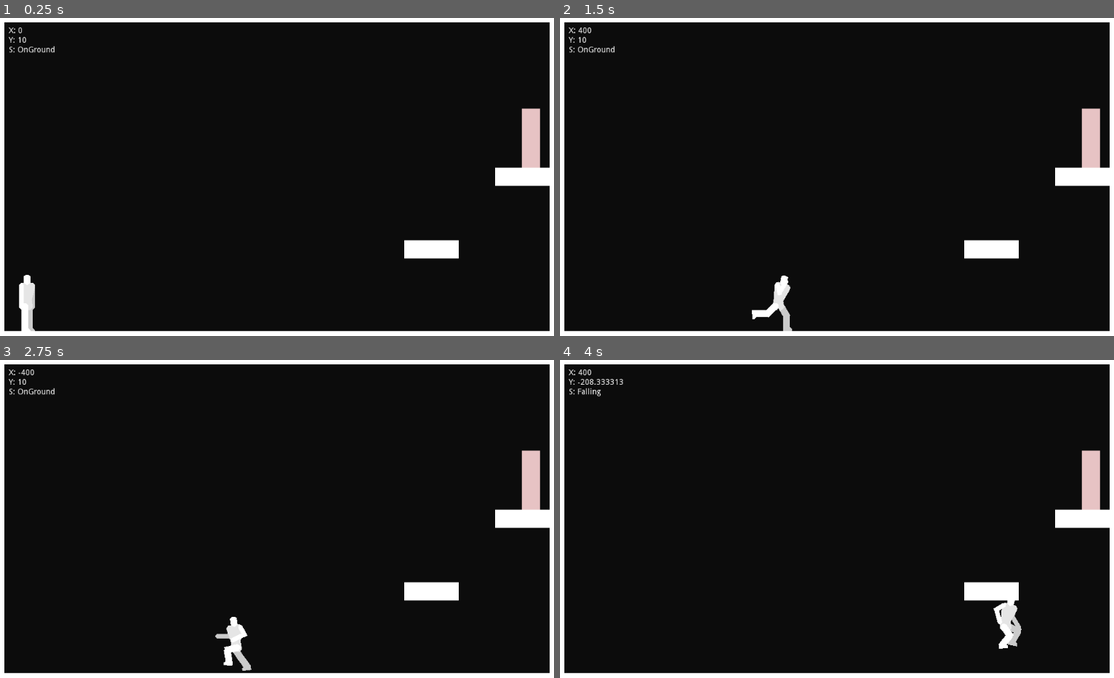
Above: before the commit, frames 1-4 (two rows, left to right).
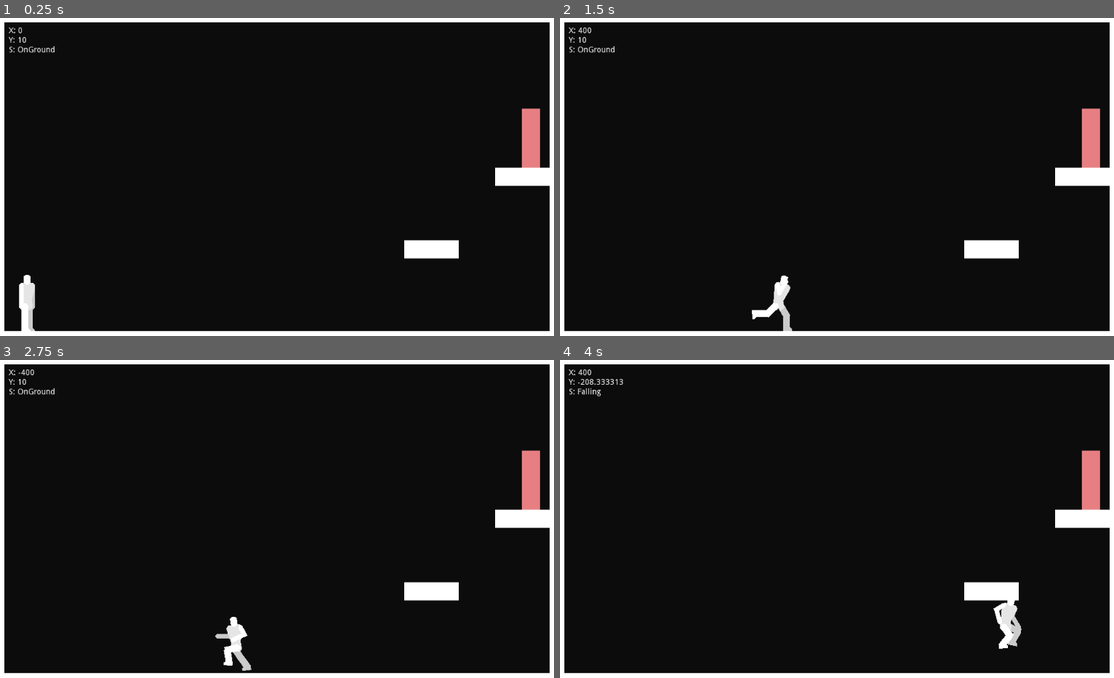
Above: after the commit, the same moments.

Repository: DarknessCatt/Lost-Soul
Game: Godot game, scene res://Maps/Debug_Map/Debug_Map.tscn
Two runs of this game, one before a commit and one after it. Both use one fixed random seed, a clock stepped at 60 frames per second and the inputs below. This scene is started directly instead of the project's main scene.
Inputs:
- Up to frame 1 (0.25 s): no input
- Up to frame 2 (1.5 s): tap Enter at 0.5 s; hold C (hero_attack) 0.53-1.28 s; hold Right (hero_right) from 0.53 s (still down); tap Z (hero_jump) at 0.77 s; tap D (hero_heart) at 1.35 s
- Up to frame 3 (2.75 s): tap Z (hero_jump) at 1.52 s; release Right (hero_right) at 2.03 s; hold Left (hero_left) from 2.03 s (still down); hold C (hero_attack) from 2.03 s (still down)
- Up to frame 4 (4 s): release Left (hero_left) at 2.78 s; release C (hero_attack) at 2.78 s; hold Right (hero_right) from 2.78 s (still down); tap D (hero_heart) at 2.85 s; tap Z (hero_jump) at 3.02, 3.77 s; hold C (hero_attack) from 3.53 s (still down)

The runs differ from the first frame. In frame 1, 0.6% of the frame differs, in the area x 94-98%, y 28-48%; in frame 2, 0.6%; in frame 3, 0.6%; in frame 4, 0.6%.

Commit message:
Sandbag on hit animation, on hit effect/hurtbox adjust

Diff:
--- a/Lost_Soul/Entities/Combat/Hurtbox/Hurtbox.gd
+++ b/Lost_Soul/Entities/Combat/Hurtbox/Hurtbox.gd
@@ -4,15 +4,15 @@
 
 export(IDS) var Id : int = 0
 export(NodePath) var Character : NodePath
+export(int) var hit_effect_dist : int = 0
 
 onready var Char_Node : Node2D = get_node(Character)
-const HIT_DIST : int = 20
 
 func _on_Hitbox_entered(area):
 	if self.Id != area.Id:
 		if not Char_Node.invencible:
 			var hit_dir = (area.global_position - self.global_position).normalized()
-			$OnHitEffect.position = hit_dir*(self.get_child(1).shape.radius+HIT_DIST)
+			$OnHitEffect.position = hit_dir*(self.get_child(1).shape.radius+hit_effect_dist)
 			$OnHitEffect.frame = 0
 			$OnHitEffect.play()
 			Char_Node._hit(area.Damage, area.Force, area.Direction)
--- a/Lost_Soul/Entities/Combat/Hurtbox/OnHitEffect/OnHitEffect.tscn
+++ b/Lost_Soul/Entities/Combat/Hurtbox/OnHitEffect/OnHitEffect.tscn
@@ -91,6 +91,7 @@
 } ]
 
 [node name="OnHitEffect" type="AnimatedSprite"]
-scale = Vector2( 0.3, 0.3 )
+scale = Vector2( 0.35, 0.35 )
 frames = SubResource( 17 )
 frame = 15
+speed_scale = 1.5
--- a/Lost_Soul/Entities/Props/Sandbag/Sandbag.gd
+++ b/Lost_Soul/Entities/Props/Sandbag/Sandbag.gd
@@ -13,7 +13,13 @@
 
 func _hit(_damage : int, force : int, direction : Vector2):
 	#print("Hit " + str(direction) + " * " + str(force))
+	invencible = true
 	self.speed = direction.normalized()*force
+	$Animation.play("Hit")
+
+
+func _on_Animation_finished(_anim_name):
+	invencible = false
 
 func _physics_process(delta):
 
--- a/Lost_Soul/Entities/Props/Sandbag/Sandbag.tscn
+++ b/Lost_Soul/Entities/Props/Sandbag/Sandbag.tscn
@@ -10,18 +10,37 @@
 radius = 14.9551
 height = 72.6751
 
+[sub_resource type="Animation" id=3]
+resource_name = "Hit"
+length = 0.15
+step = 0.01
+tracks/0/type = "value"
+tracks/0/path = NodePath("Body:color")
+tracks/0/interp = 1
+tracks/0/loop_wrap = true
+tracks/0/imported = false
+tracks/0/enabled = true
+tracks/0/keys = {
+"times": PoolRealArray( 0, 0.1, 0.15 ),
+"transitions": PoolRealArray( 1, 1, 1 ),
+"update": 0,
+"values": [ Color( 0.91, 0.5005, 0.51415, 1 ), Color( 0.91, 0.2184, 0.241453, 1 ), Color( 0.909804, 0.768627, 0.772549, 1 ) ]
+}
+
 [node name="Sandbag" type="KinematicBody2D"]
 collision_layer = 2
 collision_mask = 16
 script = ExtResource( 2 )
 
 [node name="Body" type="Polygon2D" parent="."]
-color = Color( 0.909804, 0.768627, 0.772549, 1 )
+color = Color( 0.91, 0.5005, 0.51415, 1 )
 polygon = PoolVector2Array( 16, -48, -16, -48, -16, 56, 16, 56 )
 
 [node name="Top" parent="Body" instance=ExtResource( 1 )]
+position = Vector2( 0, -4.53422 )
 Id = 2
 Character = NodePath("../..")
+hit_effect_dist = 20
 
 [node name="Top" type="CollisionShape2D" parent="Body/Top"]
 position = Vector2( 0, -28 )
@@ -30,19 +49,27 @@
 [node name="Middle" parent="Body" instance=ExtResource( 1 )]
 Id = 2
 Character = NodePath("../..")
+hit_effect_dist = 20
 
 [node name="Middle" type="CollisionShape2D" parent="Body/Middle"]
 position = Vector2( 0, 4.55046 )
 shape = SubResource( 1 )
 
 [node name="Bottom" parent="Body" instance=ExtResource( 1 )]
+position = Vector2( 0, 4.55046 )
 Id = 2
 Character = NodePath("../..")
+hit_effect_dist = 20
 
 [node name="Bottom" type="CollisionShape2D" parent="Body/Bottom"]
 position = Vector2( 0, 36 )
 shape = SubResource( 1 )
 
 [node name="Body_Collision" type="CollisionShape2D" parent="."]
+visible = false
 position = Vector2( 0, 4.55046 )
 shape = SubResource( 2 )
+
+[node name="Animation" type="AnimationPlayer" parent="."]
+anims/Hit = SubResource( 3 )
+[connection signal="animation_finished" from="Animation" to="." method="_on_Animation_finished"]
Not shown: 1 places in Lost_Soul/Entities/Props/Sandbag/Sandbag.tscn that only renumber resources
